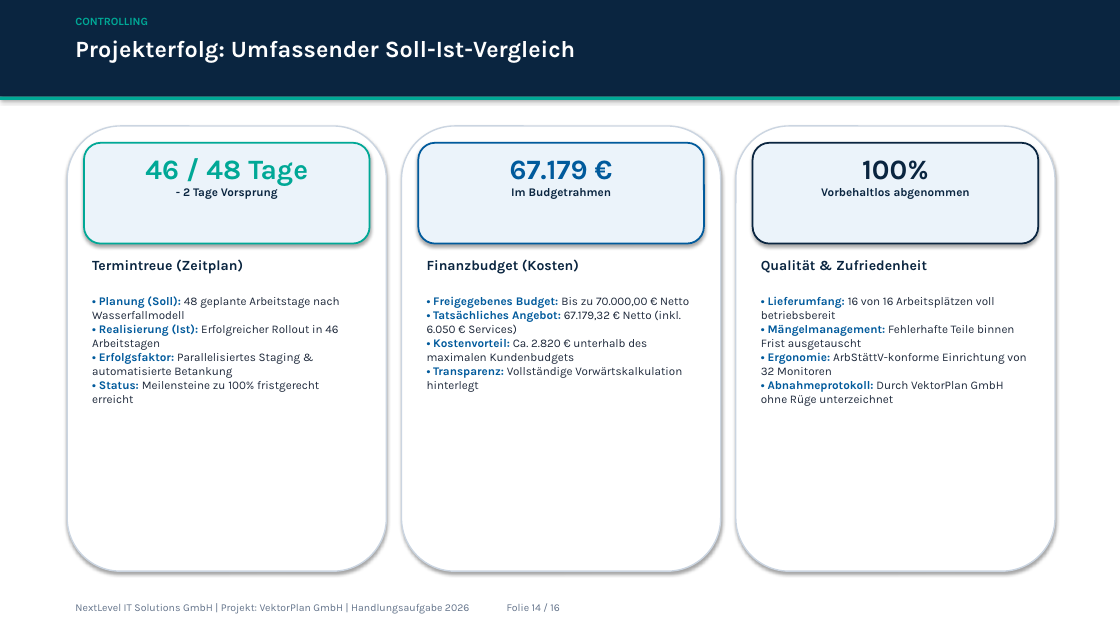
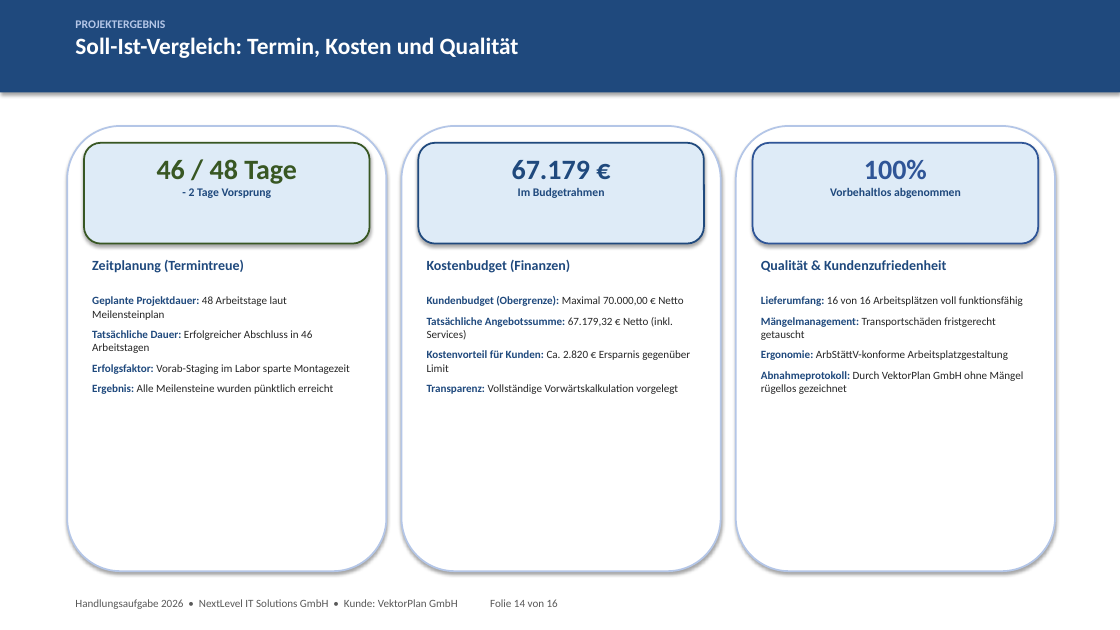
Before and after one commit to kluthjan/projekt_handlungsaufgabe, a slide deck: slide 14 of docs/08_Projektabschluss/Abschlusspraesentation_VektorPlan.pptx. Drawn at 1120x630 pixels with LibreOffice and Linux fonts; fonts in the diff are those of the drawing. Boxes give left, top, right and bottom in pixels: in the first picture for what was removed or moved away, otherwise in the second. Text is boxed around its words. In the diff, an @@ line names an element or a change of style, - is before the commit and + after.

Commit message:
Fix & Polish: Natürliches Schüler-Design ohne Textüberlauf in Excel und PowerPoint; Nutzwertanalysen mathematisch korrigiert (Gewinner matchen Score); Strukturplan und Netzplan mit vollem Text lesbar

```diff
--- a/docs/08_Projektabschluss/Abschlusspraesentation_VektorPlan.pptx
+++ b/docs/08_Projektabschluss/Abschlusspraesentation_VektorPlan.pptx
@@ rectangle: place and size @@
-rectangle at <box>0,0,1120,97</box>
+rectangle at <box>0,0,1120,92</box>
@@ rectangle at <box>0,0,1120,92</box>: fill #0A2540 to #1F497D @@
@@ text at <box>75,20,519,58</box>: text changed; font Karla to Calibri @@
-Projekterfolg: Umfassender Soll-Ist-Vergleich
+PROJEKTERGEBNIS
+Soll-Ist-Vergleich: Termin, Kosten und Qualität
@@ text removed at <box>75,18,148,25</box> @@
-CONTROLLING
@@ rectangle removed at <box>0,97,1120,100</box> @@
@@ text "46 / 48 Tage" at <box>157,159,297,198</box>: font Karla to Calibri; text colour #00A896 to #385723 in "46 / 48 Tage"; text colour #0A2540 to #1F497D in "- 2 Tage Vorsprung" @@
@@ rounded rectangle at <box>84,143,370,244</box>: fill #EBF3FA to #DEEBF7; outline #00A896 1.5 pt to #385723 1.5 pt @@
@@ text "67.179 €" at <box>512,160,605,198</box>: font Karla to Calibri; text colour #005A9C to #1F497D in "67.179 €"; text colour #0A2540 to #1F497D in "Im Budgetrahmen" @@
@@ rounded rectangle at <box>418,143,704,244</box>: fill #EBF3FA to #DEEBF7; outline #005A9C 1.5 pt to #1F497D 1.5 pt @@
@@ outline #CBD5E1 1.2 pt to #B4C6E7 1.5 pt in 3 elements at <box>67,126,386,571</box>, <box>402,126,721,571</box>, <box>736,126,1055,571</box> @@
@@ text "100%" at <box>830,159,961,198</box>: font Karla to Calibri; text colour #0A2540 to #2F5597 in "100%"; text colour #0A2540 to #1F497D in "Vorbehaltlos abgenommen" @@
@@ rounded rectangle at <box>753,143,1038,244</box>: fill #EBF3FA to #DEEBF7; outline #0A2540 1.5 pt to #2F5597 1.5 pt @@
@@ text at <box>92,260,244,273</box>: text changed; font Karla to Calibri; text colour #0A2540 to #1F497D @@
-Termintreue (Zeitplan)
+Zeitplanung (Termintreue)
@@ text at <box>427,260,570,273</box>: text changed; font Karla to Calibri; text colour #0A2540 to #1F497D @@
-Finanzbudget (Kosten)
+Kostenbudget (Finanzen)
@@ text at <box>761,260,946,272</box>: text changed; font Karla to Calibri; text colour #0A2540 to #1F497D @@
-Qualität & Zufriedenheit
+Qualität & Kundenzufriedenheit
@@ text at <box>92,296,350,394</box>: text changed; size 10 to 9.5 pt; font Karla to Calibri; text colour #1E293B to #262626 @@
-• Planung (Soll): 48 geplante Arbeitstage nach Wasserfallmodell
-• Realisierung (Ist): Erfolgreicher Rollout in 46 Arbeitstagen
-• Erfolgsfaktor: Parallelisiertes Staging & automatisierte Betankung
-• Status: Meilensteine zu 100% fristgerecht erreicht
+Geplante Projektdauer: 48 Arbeitstage laut Meilensteinplan
+Tatsächliche Dauer: Erfolgreicher Abschluss in 46 Arbeitstagen
+Erfolgsfaktor: Vorab-Staging im Labor sparte Montagezeit
+Ergebnis: Alle Meilensteine wurden pünktlich erreicht
@@ text at <box>427,296,690,394</box>: text changed; size 10 to 9.5 pt; font Karla to Calibri; text colour #1E293B to #262626 @@
-• Freigegebenes Budget: Bis zu 70.000,00 € Netto
-• Tatsächliches Angebot: 67.179,32 € Netto (inkl. 6.050 € Services)
-• Kostenvorteil: Ca. 2.820 € unterhalb des maximalen Kundenbudgets
-• Transparenz: Vollständige Vorwärtskalkulation hinterlegt
+Kundenbudget (Obergrenze): Maximal 70.000,00 € Netto
+Tatsächliche Angebotssumme: 67.179,32 € Netto (inkl. Services)
+Kostenvorteil für Kunden: Ca. 2.820 € Ersparnis gegenüber Limit
+Transparenz: Vollständige Vorwärtskalkulation vorgelegt
@@ text at <box>761,296,1024,394</box>: text changed; size 10 to 9.5 pt; font Karla to Calibri; text colour #1E293B to #262626 @@
-• Lieferumfang: 16 von 16 Arbeitsplätzen voll betriebsbereit
-• Mängelmanagement: Fehlerhafte Teile binnen Frist ausgetauscht
-• Ergonomie: ArbStättV-konforme Einrichtung von 32 Monitoren
-• Abnahmeprotokoll: Durch VektorPlan GmbH ohne Rüge unterzeichnet
+Lieferumfang: 16 von 16 Arbeitsplätzen voll funktionsfähig
+Mängelmanagement: Transportschäden fristgerecht getauscht
+Ergonomie: ArbStättV-konforme Arbeitsplatzgestaltung
+Abnahmeprotokoll: Durch VektorPlan GmbH ohne Mängel rügellos gezeichnet
@@ text at <box>75,599,558,609</box>: text changed; size 9 to 9.5 pt; font Karla to Calibri; text colour #64748B to #595959 @@
-NextLevel IT Solutions GmbH | Projekt: VektorPlan GmbH | Handlungsaufgabe 2026 Folie 14 / 16
+Handlungsaufgabe 2026 • NextLevel IT Solutions GmbH • Kunde: VektorPlan GmbH Folie 14 von 16
```
Also in this commit, not shown: 12 other slides changed, 3 slides added, 3 slides removed, 4 other files.
